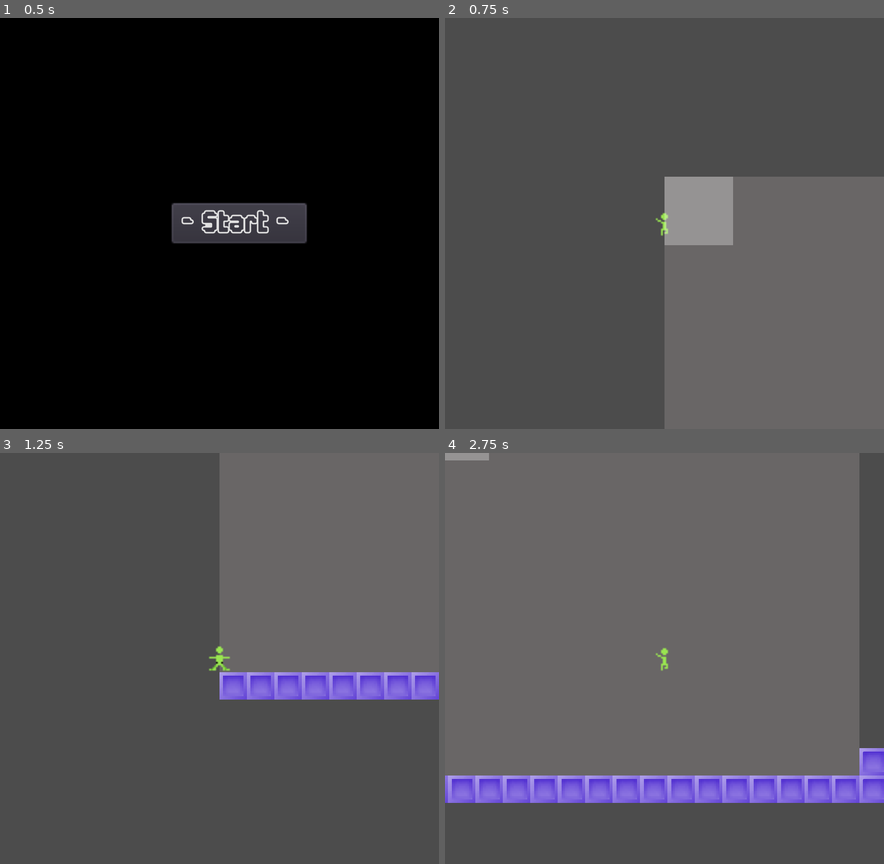
Above: before the commit, frames 1-4 (two rows, left to right).
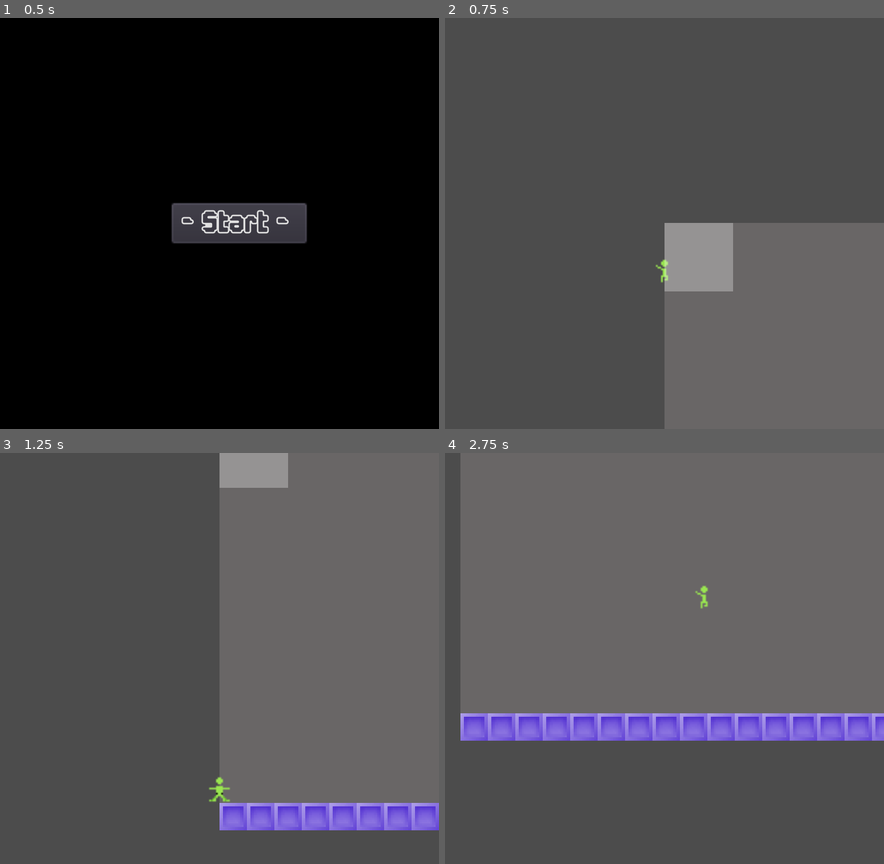
Above: after the commit, the same moments.

Repository: RobTheGnat/godot_wild_jam_40
Game: Godot game, scene res://Scenes/MainGame.tscn
Same seed, same stepped clock (60 frames per second), same inputs: the game is played once before the commit and once after it.
Inputs:
- Up to frame 1 (0.5 s): no input
- Up to frame 2 (0.75 s): click "- Start -" at 0.5 s
- Up to frame 3 (1.25 s): no input
- Up to frame 4 (2.75 s): hold Right (ui_right) from 1.28 s (still down); tap Up (ui_up) at 1.52, 2.27 s

Frame 1 is identical in both runs. In frame 2, 7.5% of the frame differs, in the area x 47-100%, y 38-67%; in frame 3, 21%; in frame 4, 28%, in the area x 0-100%, y 0-86%.

Commit message:
smoothed out movement

Diff:
--- a/Scenes/Hero/Hero.tscn
+++ b/Scenes/Hero/Hero.tscn
@@ -96,9 +96,6 @@
 position = Vector2( 0, -0.5 )
 shape = SubResource( 1 )
 
-[node name="Camera" type="Camera2D" parent="."]
-current = true
-
 [node name="AnimationPlayer" type="AnimationPlayer" parent="."]
 anims/RESET = SubResource( 3 )
 anims/idle = SubResource( 2 )
--- a/Scenes/Levels/Level1.gd
+++ b/Scenes/Levels/Level1.gd
@@ -1,6 +1,13 @@
 extends Node2D
 
 
+func _ready():
+	var camera : Camera2D = $Camera2D
+	camera.current = true
+	camera.drag_margin_v_enabled = true
+	camera.smoothing_enabled = true
+	camera.smoothing_speed = 4
+	camera.drag_margin_top = .4
 
 
 func _on_Node2D_objective_reacted():
--- a/Scenes/Levels/Level1.tscn
+++ b/Scenes/Levels/Level1.tscn
@@ -51,6 +51,9 @@
 
 [node name="Hero" parent="." instance=ExtResource( 2 )]
 
+[node name="RemoteTransform2D" type="RemoteTransform2D" parent="Hero"]
+remote_path = NodePath("../../Camera2D")
+
 [node name="Node2D" parent="." instance=ExtResource( 3 )]
 position = Vector2( 792, 23 )
 
@@ -62,4 +65,9 @@
 "_edit_use_anchors_": false
 }
 
+[node name="Camera2D" type="Camera2D" parent="."]
+current = true
+smoothing_enabled = true
+smoothing_speed = 4.0
+
 [connection signal="objective_reacted" from="Node2D" to="." method="_on_Node2D_objective_reacted"]
--- a/Scenes/Levels/Level2.gd
+++ b/Scenes/Levels/Level2.gd
@@ -2,8 +2,12 @@
 
 
 func _ready():
-	pass
-
+	var camera : Camera2D = $Camera2D
+	camera.current = true
+	camera.drag_margin_v_enabled = true
+	camera.smoothing_enabled = true
+	camera.smoothing_speed = 4
+	camera.drag_margin_top = .4
 
 func _on_Objective_objective_reacted():
 	Loading.load_scene("res://Scenes/Levels/Level3.tscn")
--- a/Scenes/Levels/Level2.tscn
+++ b/Scenes/Levels/Level2.tscn
@@ -16,7 +16,15 @@
 
 [node name="Hero" parent="." instance=ExtResource( 1 )]
 
+[node name="RemoteTransform2D" type="RemoteTransform2D" parent="Hero"]
+remote_path = NodePath("../../Camera2D")
+
 [node name="Objective" parent="." instance=ExtResource( 4 )]
 position = Vector2( 707, 120 )
 
+[node name="Camera2D" type="Camera2D" parent="."]
+current = true
+smoothing_enabled = true
+smoothing_speed = 4.0
+
 [connection signal="objective_reacted" from="Objective" to="." method="_on_Objective_objective_reacted"]
--- a/Scenes/Levels/Level3.gd
+++ b/Scenes/Levels/Level3.gd
@@ -2,7 +2,13 @@
 
 
 func _ready():
-	pass
+	var camera : Camera2D = $Camera2D
+	camera.current = true
+	camera.drag_margin_v_enabled = true
+	camera.smoothing_enabled = true
+	camera.smoothing_speed = 4
+	camera.drag_margin_top = .4
+	#pass
 
 
 func _on_Objective_objective_reacted():
--- a/Scenes/Levels/Level3.tscn
+++ b/Scenes/Levels/Level3.tscn
@@ -18,6 +18,9 @@
 [node name="Hero" parent="." instance=ExtResource( 1 )]
 position = Vector2( 73, -6 )
 
+[node name="RemoteTransform2D" type="RemoteTransform2D" parent="Hero"]
+remote_path = NodePath("../../Camera2D")
+
 [node name="Objective" parent="." instance=ExtResource( 3 )]
 position = Vector2( 1216, 104 )
 
@@ -27,4 +30,12 @@
 position = Vector2( 1134, 144 )
 move_to = Vector2( 0, -20 )
 
+[node name="Camera2D" type="Camera2D" parent="."]
+position = Vector2( 73, -6 )
+current = true
+drag_margin_v_enabled = true
+smoothing_enabled = true
+smoothing_speed = 4.0
+drag_margin_top = 0.5
+
 [connection signal="objective_reacted" from="Objective" to="." method="_on_Objective_objective_reacted"]
Not shown, changed: .DS_Store
Not shown, changed: Export.zip
Not shown, changed: Export/index.html
Not shown, changed: Export/index.pck
